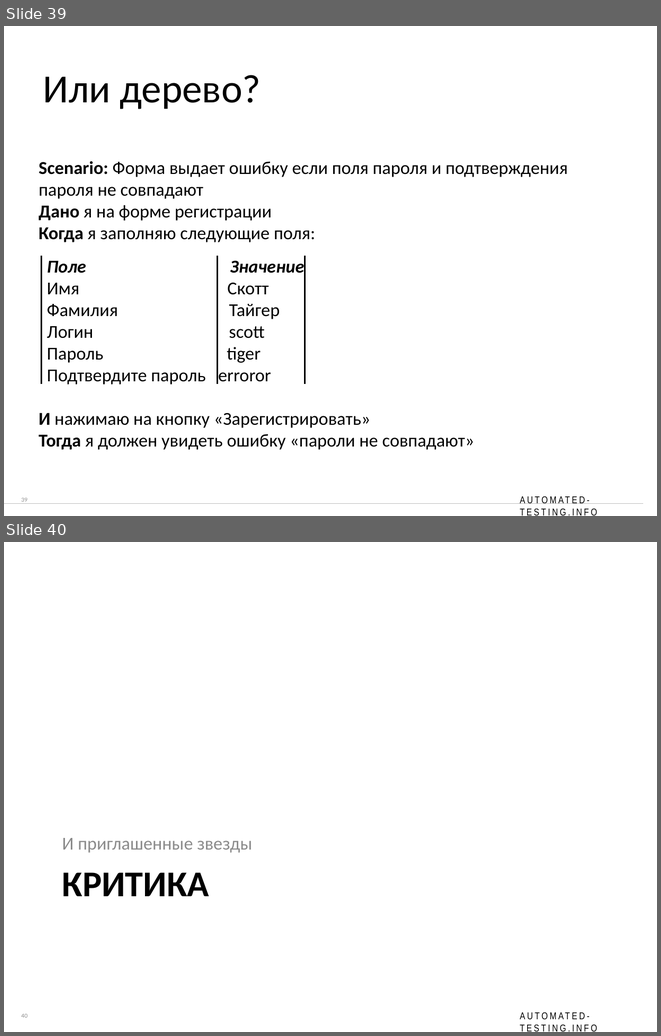
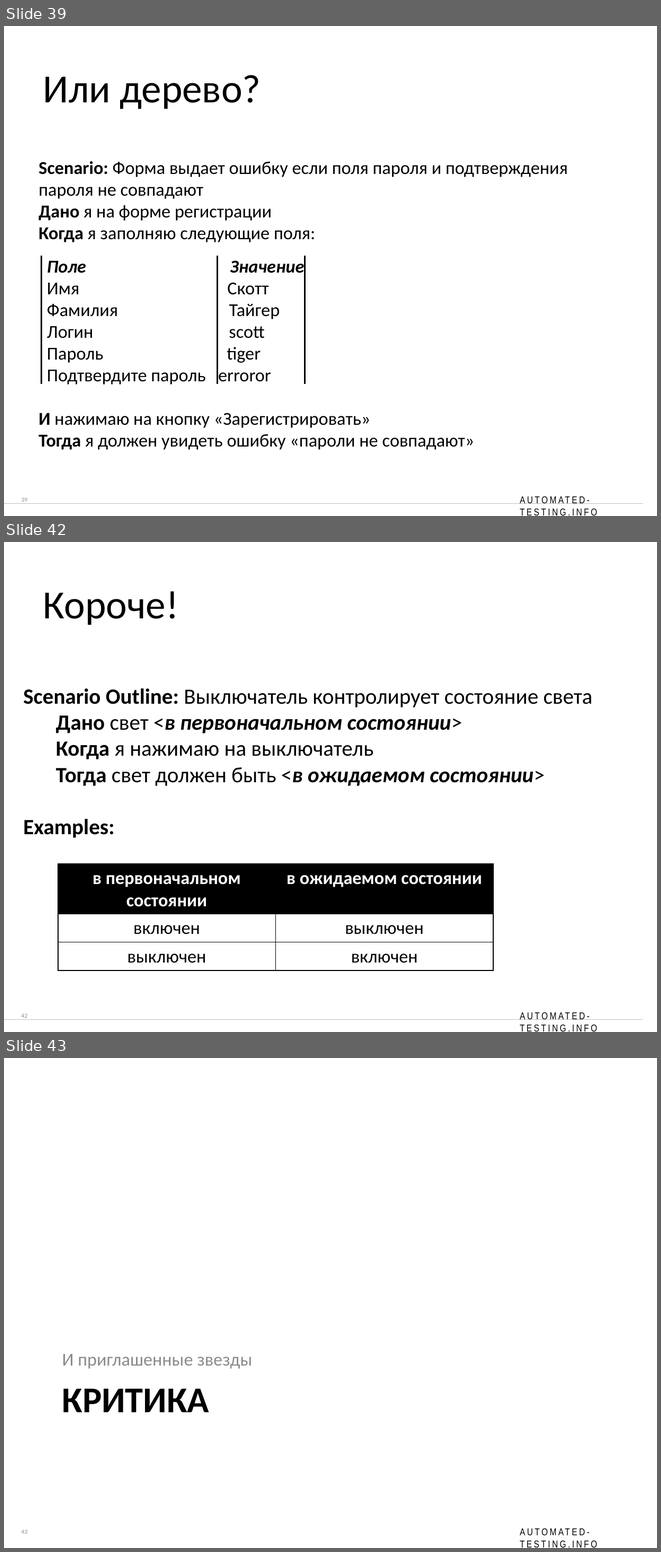
Before and after one commit to dmizverev/at-info, a slide deck: posidelki-16/presentation/Posidelki-16 - Specflow.pptx. Shown one above the other, each under a label of ours: slides 39 and 40 before the commit, slides 39, 42 and 43 after it; the slides between them are not shown. The pictures are 661x1036 and 661x1552 pixels, drawn with LibreOffice and Linux fonts; fonts in the diff are those of the drawing; background and template pictures are left out. Boxes give left, top, right and bottom in pixels: in the first picture for what was removed or moved away, otherwise in the second. Text is boxed around its words. In the diff, an @@ line names an element or a change of style, - is before the commit and + after.

Commit message:
Added 2 more Spec examples into the presentation

```diff
--- a/posidelki-16/presentation/Posidelki-16 - Specflow.pptx
+++ b/posidelki-16/presentation/Posidelki-16 - Specflow.pptx
@@ slide 42 added at (4, 542, 657, 1032), background #FFFFFF; not listed: 3 template elements that a slide beside it also shows @@
@@ title added at (43, 591, 179, 625), 44 pt, text #000000 @@
+Короче!
@@ text added at (23, 688, 593, 838), 24 pt, text #000000, bold @@
+Scenario Outline: Выключатель контролирует состояние света
+  Дано свет <в первоначальном состоянии>
+  Когда я нажимаю на выключатель
+  Тогда свет должен быть <в ожидаемом состоянии>
+Examples:
@@ table added at (58, 863, 493, 970), 3 rows, 2 columns @@
+в первоначальном состоянии | в ожидаемом состоянии
+включен | выключен
+выключен | включен
@@ what was slide 40 is now slide 43 @@
@@ page number at (21, 1529, 28, 1533): text changed @@
-40
+43
```
Also in this commit, not shown: 2 other slides added.
